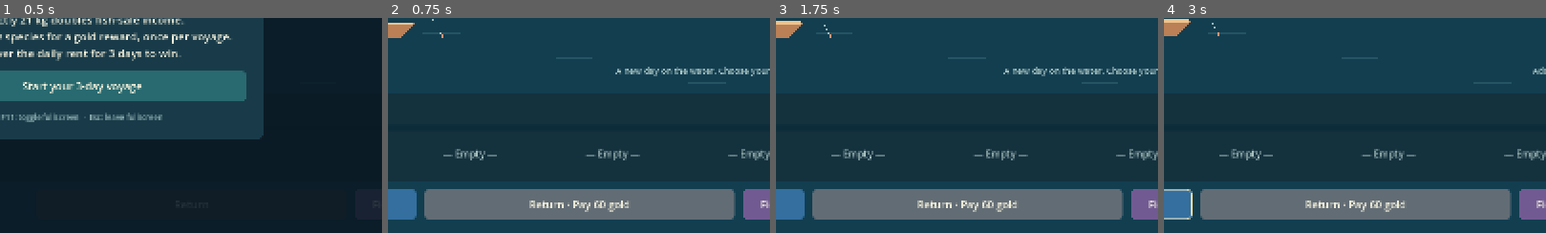
Above: before the commit, frames 1-4 (left to right).
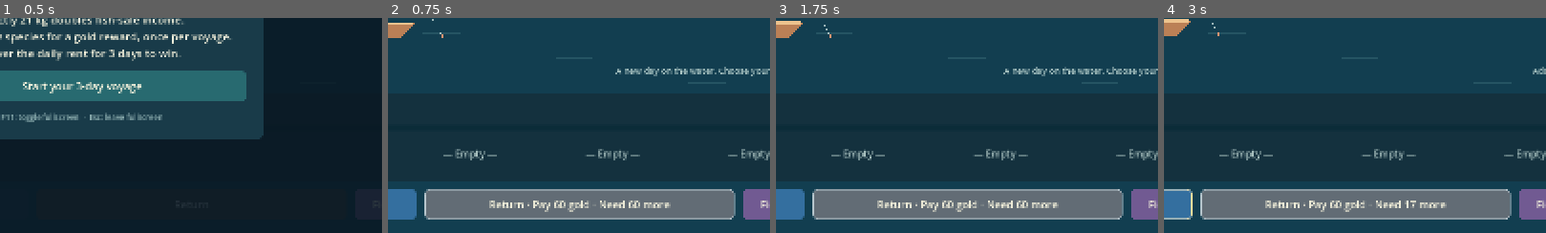
Above: after the commit, the same moments.

Repository: Peggyyyyyyyy123/fishing-21
Game: Godot game, scene res://scenes/main.tscn
The game is run twice, just before and just after one commit, with the same random seed, the same clock (stepped at 60 frames per second) and the same inputs.
Inputs:
- Up to frame 1 (0.5 s): no input
- Up to frame 2 (0.75 s): click "Start your 3-day voyage" at 0.5 s
- Up to frame 3 (1.75 s): click "Today's Sea" at 1.25 s
- Up to frame 4 (3 s): click "Cast · Bait 6 / 6" at 2 s; click "Keep" at 2.75 s
The pictures show only the part of the screen within x 39-89%, y 50-100%; the shares and areas given below are measured in that part.

Frame 1 is identical in both runs. In frame 2, 2.7% of the frame differs, in the area x 9-91%, y 79-94%; in frame 3, 2.7%; in frame 4, 2.6%.

Commit message:
Clarify Return button availability and rent shortfall

Diff:
--- a/presentation/game_view.gd
+++ b/presentation/game_view.gd
@@ -79,9 +79,14 @@
 	var rent_covered := earned >= day.get_quota()
 	if rent_covered != _rent_covered:
 		_rent_covered = rent_covered
-		UiKit.style_action(_return_button, RETURN_GOLD if rent_covered else RETURN_GREY, Color("192c37") if rent_covered else UiKit.INK)
+		_style_return_button(rent_covered)
 	_cast_button.text = "Cast · Bait %d / %d" % [day.get_bait_remaining(), config.bait_per_day]
 	_return_button.text = "Return · Pay %d gold" % day.get_quota()
+	_return_button.tooltip_text = ""
+	if not rent_covered:
+		var shortfall := day.get_quota() - earned
+		_return_button.text += " · Need %d more" % shortfall
+		_return_button.tooltip_text = "You can still return now, but today's income is %d gold short of rent." % shortfall
 	%WeightLabel.text = "Net weight  %d / %d kg" % [day.get_total_weight_kg(), config.weight_cap_kg]
 	if earned >= day.get_quota() and day.get_total_weight_kg() <= config.weight_cap_kg:
 		%WeightLabel.text += "  ·  rent covered"
@@ -235,7 +240,7 @@
 		item.custom_minimum_size.y = 64
 	_guide_button.custom_minimum_size = Vector2(190, 64)
 	UiKit.style_action(_cast_button, Color("346f9f"))
-	UiKit.style_action(_return_button, RETURN_GREY)
+	_style_return_button(false)
 	UiKit.style_action(_guide_button, Color("715a92"))
 	_cast_button.pressed.connect(func(): cast_requested.emit())
 	_return_button.pressed.connect(func(): return_requested.emit())
@@ -334,3 +339,11 @@
 func _on_resized() -> void:
 	if _sea_report.visible:
 		_sea_report.reveal()
+
+
+## Below-rent grey is an available action, not a disabled state.
+func _style_return_button(rent_covered: bool) -> void:
+	UiKit.style_action(_return_button, RETURN_GOLD if rent_covered else RETURN_GREY, Color("192c37") if rent_covered else UiKit.INK)
+	if not rent_covered:
+		_return_button.add_theme_stylebox_override("normal", UiKit.box(RETURN_GREY, 10, 16, Color("b6c5cc"), 2))
+		_return_button.add_theme_stylebox_override("hover", UiKit.box(RETURN_GREY.lightened(0.18), 10, 16, Color("f4e9ce"), 2))
--- a/tests/test_interface.gd
+++ b/tests/test_interface.gd
@@ -47,6 +47,11 @@
 	var return_button := view.get_node("%ReturnButton") as Button
 	check((return_button.get_theme_stylebox("normal") as StyleBoxFlat).bg_color == GameView.RETURN_GREY, "Return is grey below rent")
 	check(not return_button.disabled, "Grey return remains usable below rent")
+	check(return_button.text.contains("Need 60 more"), "Return shows initial rent shortfall")
+	var return_normal := return_button.get_theme_stylebox("normal") as StyleBoxFlat
+	var return_hover := return_button.get_theme_stylebox("hover") as StyleBoxFlat
+	check(return_normal.border_width_left == 2 and return_normal.border_color.a > 0.0, "Available grey Return has a visible border")
+	check(return_hover.bg_color != return_normal.bg_color and return_hover.border_color != return_normal.border_color, "Grey Return has distinct hover feedback")
 	var cast_color := (view.get_node("%CastButton").get_theme_stylebox("normal") as StyleBoxFlat).bg_color
 	var guide_color := (view.get_node("%CatalogButton").get_theme_stylebox("normal") as StyleBoxFlat).bg_color
 	check(cast_color != guide_color and cast_color != GameView.RETURN_GREY and guide_color != GameView.RETURN_GREY, "Three action buttons have distinct colours")
@@ -80,6 +85,7 @@
 	var catalog := session.get_catalog()
 	check(catalog.get_catch_count(&"sardine") == 1 and catalog.get_best_weight_kg(&"sardine") == 3, "Released fish contributes to catalogue catch record")
 	check(session.get_current_day().get_discoveries().size() == 1 and view.get_node("%QuotaLabel").text == "Today: 3 gold", "Released discovery still pays its reward")
+	check(return_button.text.contains("Need 57 more"), "Shortfall updates when income increases")
 	view.open_field_guide()
 	(view.get_node("%FieldGuide") as FieldGuideBook).select(&"sardine")
 	check(view.get_node("%CatalogFishStats").text.contains("3000 g"), "Left page displays grams")
@@ -94,6 +100,7 @@
 	(view.get_node("%ReturnButton") as Button).pressed.emit()
 	check(view.get_node("%QuotaLabel").text == "Today: 873 gold", "Header: 840 doubled sale + 30 + 3 discovery")
 	check((return_button.get_theme_stylebox("normal") as StyleBoxFlat).bg_color == GameView.RETURN_GOLD, "Return turns gold once rent is covered")
+	check(not return_button.text.contains("Need") and return_button.tooltip_text.is_empty(), "Covered rent clears shortfall hints")
 	view.open_field_guide()
 	(view.get_node("%CatalogGrid").get_child(9) as Button).pressed.emit()
 	check(view.get_node("%CatalogFishName").text == "GOLDEN TUNA" and view.get_node("%CatalogFishStats").text.contains("21000 g"), "Right-page selection updates left page")
--- a/tests/test_sea.gd
+++ b/tests/test_sea.gd
@@ -114,7 +114,7 @@
 	await process_frame
 	var view := controller.get_node("GameView") as GameView
 	var report := view.get_node("%SeaPanel") as SeaReportPanel
-	_check(view.get_node("%MenuRules").text.contains("sea report"), "Menu explains the sea report")
+	_check(not view.get_node("%MenuRules").text.contains("Hover Today"), "Menu omits the removed sea-report hint")
 	(view.get_node("%StartButton") as Button).pressed.emit()
 	_check(view.get_node("%ReturnButton").text.contains("Pay 40 gold"), "Rent shown on Return")
 	_check(view.get_node("%SeaTitle").text.contains("6 fish left"), "Sea title shows remaining outcomes")
